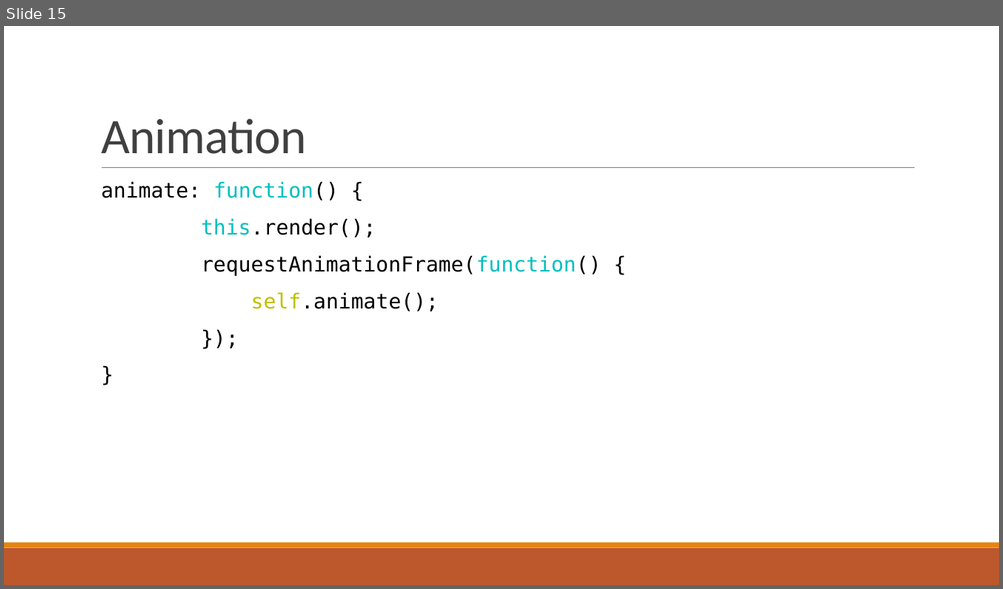
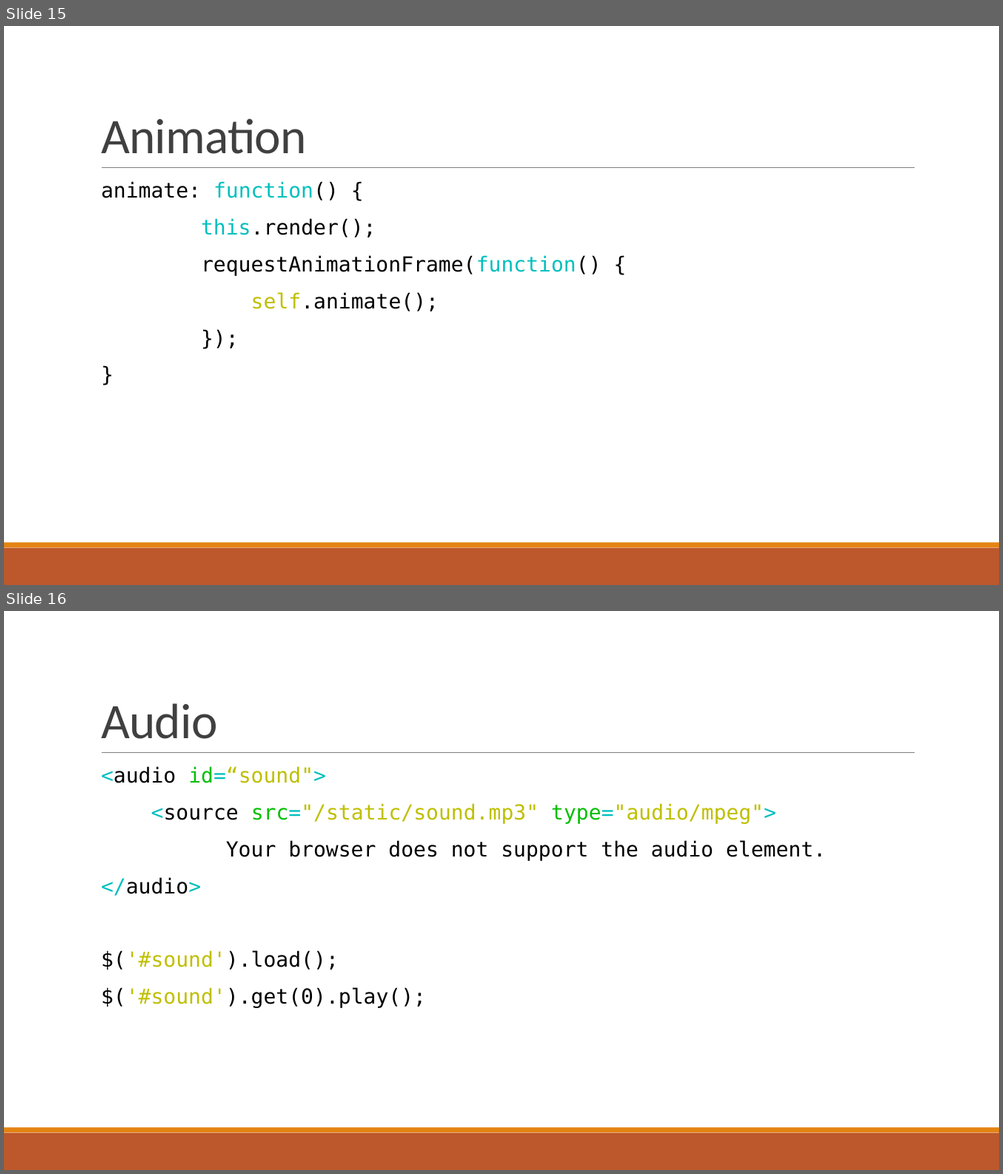
Before and after one commit to nburana/html5demo, a slide deck: notes/demo.pptx. Shown one above the other, each under a label of ours: slide 15 before the commit, slides 15 and 16 after it. The pictures are 1003x589 and 1003x1174 pixels, drawn with LibreOffice and Linux fonts; fonts in the diff are those of the drawing. Boxes give left, top, right and bottom in pixels: in the first picture for what was removed or moved away, otherwise in the second. Text is boxed around its words. In the diff, an @@ line names an element or a change of style, - is before the commit and + after.

```diff
--- a/notes/demo.pptx
+++ b/notes/demo.pptx
@@ slide 16 added at bbox=[4, 611, 999, 1170], background #FFFFFF; not listed: 3 template elements that a slide beside it also shows @@
@@ title added at bbox=[101, 703, 217, 739], 48 pt, text #404040 @@
+Audio
@@ text added at bbox=[101, 766, 825, 1008], 20 pt, text #000000 @@
+  <audio id=“sound">
+  <source src="/static/sound.mp3" type="audio/mpeg">
+  Your browser does not support the audio element.
+  </audio>
+  $('#sound').load();
+  $('#sound').get(0).play();
```
Also in this commit, not shown: 3 slides changed, 1 other file.
